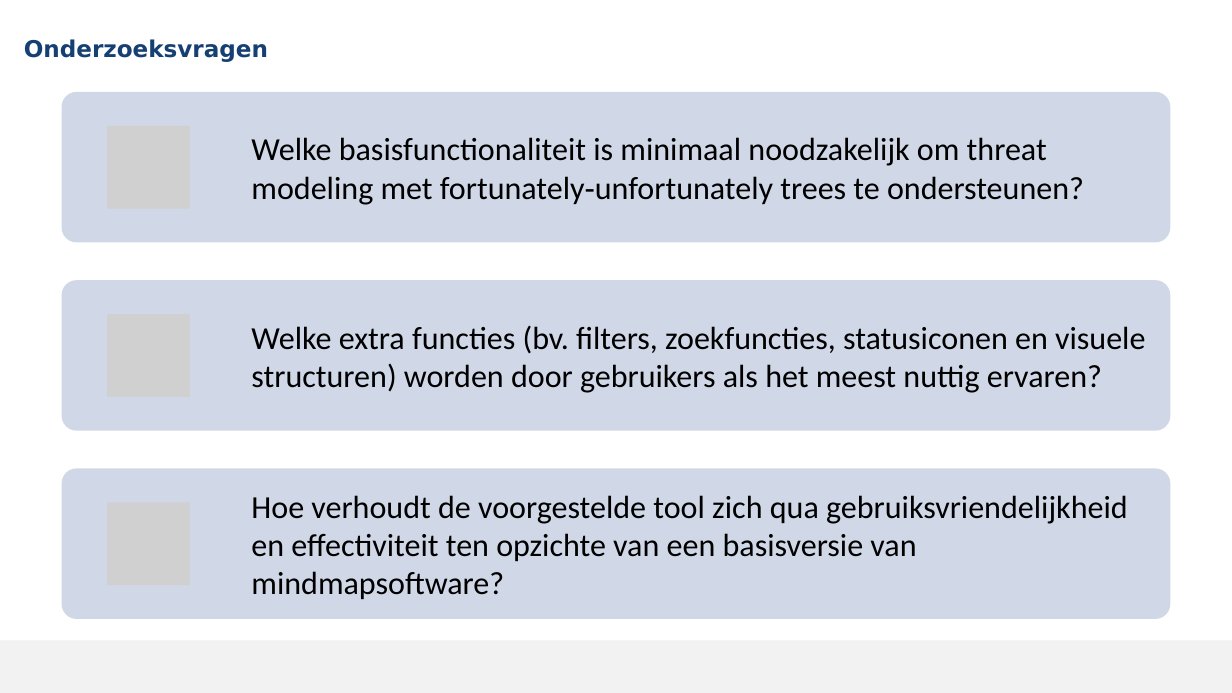
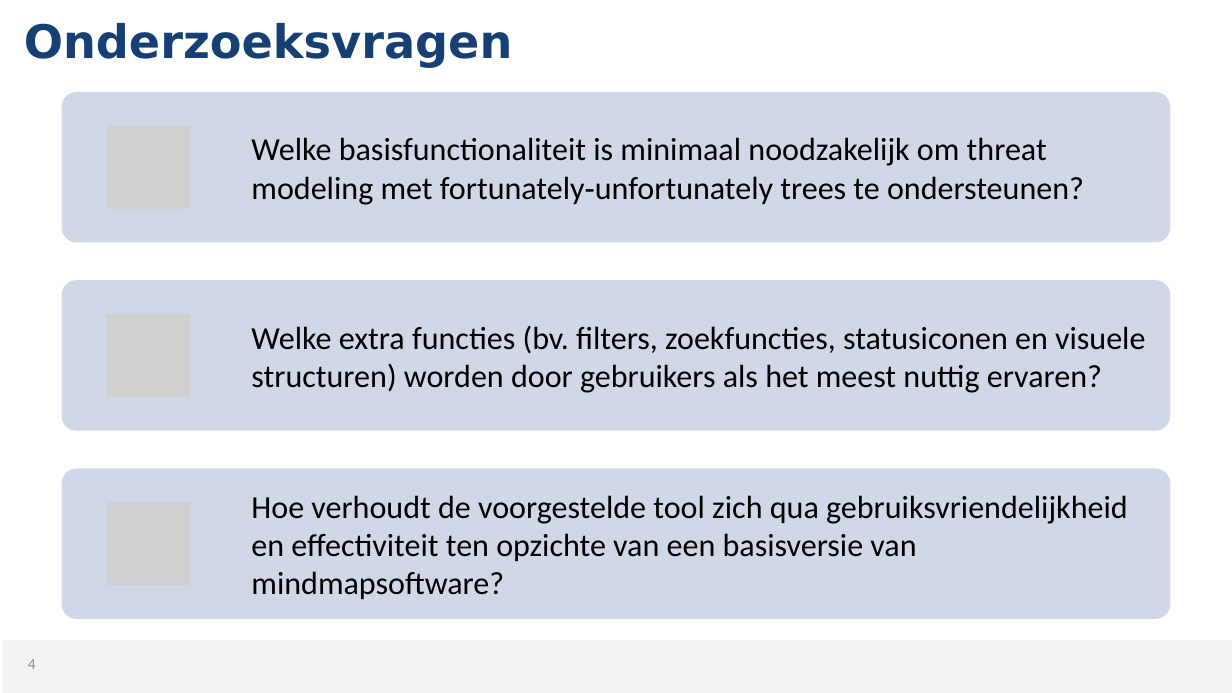
Before and after one commit to MikaG-1952764/masterproef, a slide deck: slide 4 of MP2526_Verdediging.pptx. Drawn at 1232x693 pixels with LibreOffice and Linux fonts; fonts in the diff are those of the drawing; grey boxes stand for pictures; background and template pictures are left out. Boxes give left, top, right and bottom in pixels: in the first picture for what was removed or moved away, otherwise in the second. Text is boxed around its words. In the diff, an @@ line names an element or a change of style, - is before the commit and + after.

```diff
--- a/MP2526_Verdediging.pptx
+++ b/MP2526_Verdediging.pptx
@@ title "Onderzoeksvragen": place and size @@
-title "Onderzoeksvragen" at [24,39,268,62]
+title "Onderzoeksvragen" at [24,23,513,68]
@@ title "Onderzoeksvragen" at [24,23,513,68]: size 18 to 36 pt @@
@@ page number added at [28,659,36,669], 12 pt, text #898989 @@
+4
```
Also in this commit, not shown: 35 other slides changed, 1 slide added, 1 slide removed, 1 other file.
